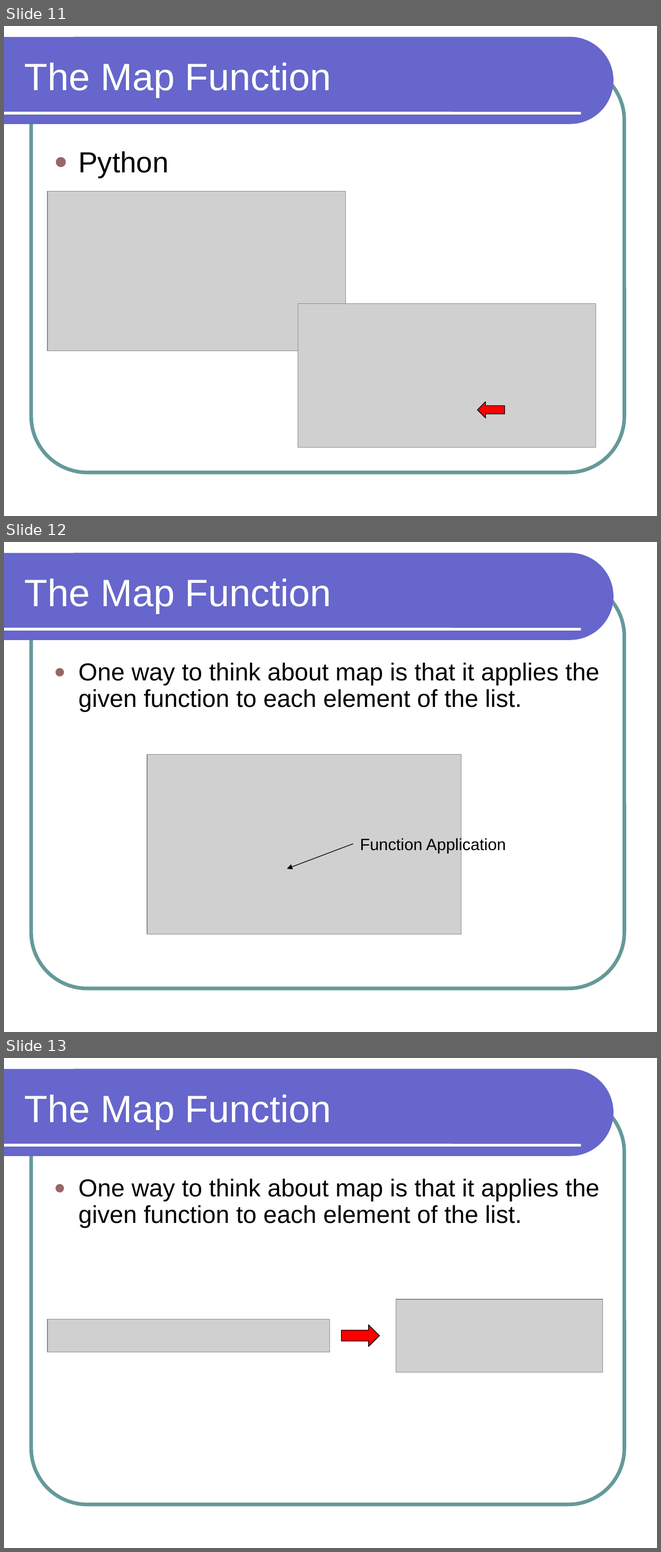
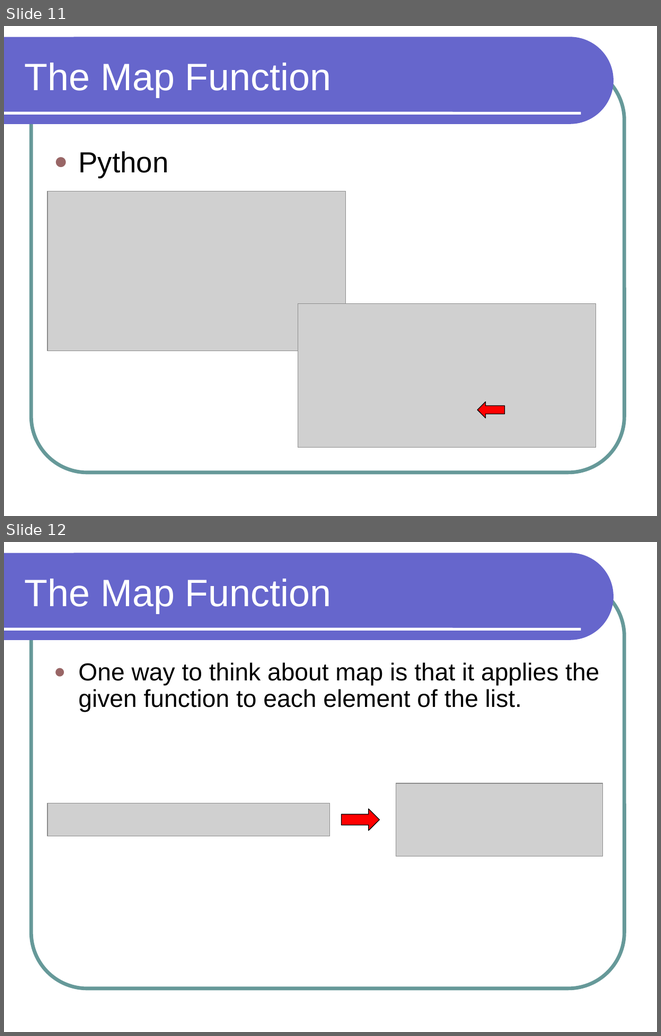
Before and after one commit to lutzhamel/CSC301, a slide deck: notes/csc301-ln014.ppt. Shown one above the other, each under a label of ours: slides 11, 12 and 13 before the commit, slides 11 and 12 after it. The pictures are 661x1552 and 661x1036 pixels, drawn with LibreOffice and Linux fonts; fonts in the diff are those of the drawing; grey boxes stand for pictures. Boxes give left, top, right and bottom in pixels: in the first picture for what was removed or moved away, otherwise in the second. Text is boxed around its words. In the diff, an @@ line names an element or a change of style, - is before the commit and + after.

```diff
--- a/notes/csc301-ln014.ppt
+++ b/notes/csc301-ln014.ppt
@@ slide 12 removed at [4, 542, 657, 1032], background #FFFFFF; not listed: 3 template elements that a slide beside it also shows @@
@@ title removed at [25, 579, 332, 613] @@
-The Map Function
@@ text removed at [78, 662, 599, 712] @@
-● One way to think about map is that it applies the given function to each element of the list.
@@ picture removed at [147, 754, 461, 934] @@
@@ arrow removed from (353, 844) to (286, 868) @@
@@ text removed at [360, 837, 506, 853] @@
-Function Application
@@ what was slide 13 is now slide 12 @@
```
Also in this commit, not shown: 1 slide changed, 1 other file.
